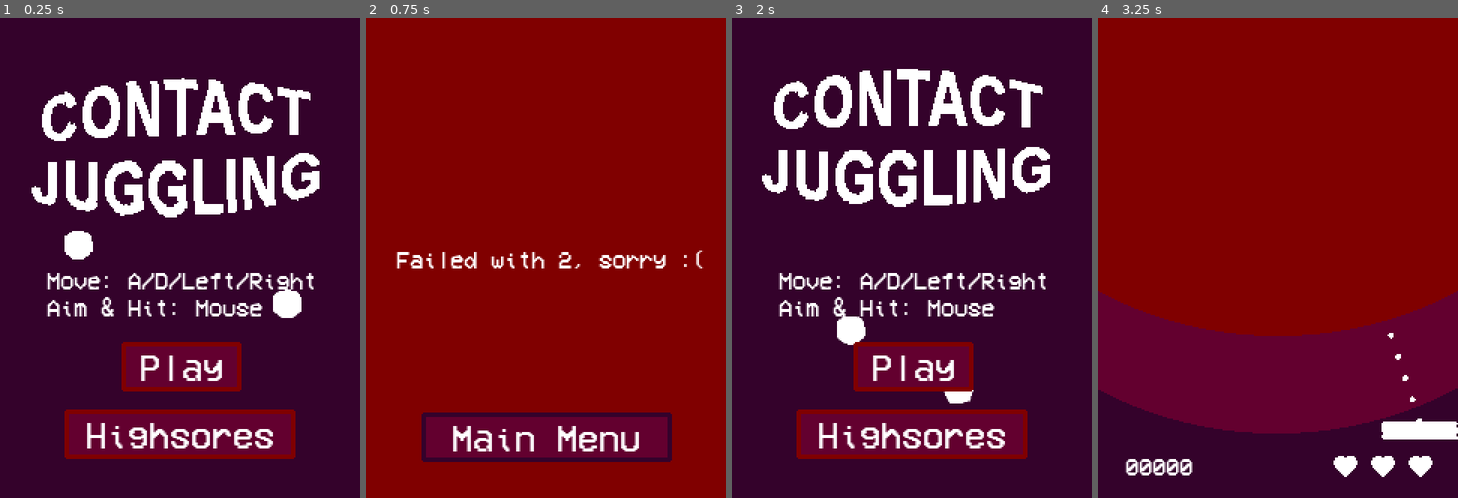
Above: before the commit, frames 1-4 (left to right).
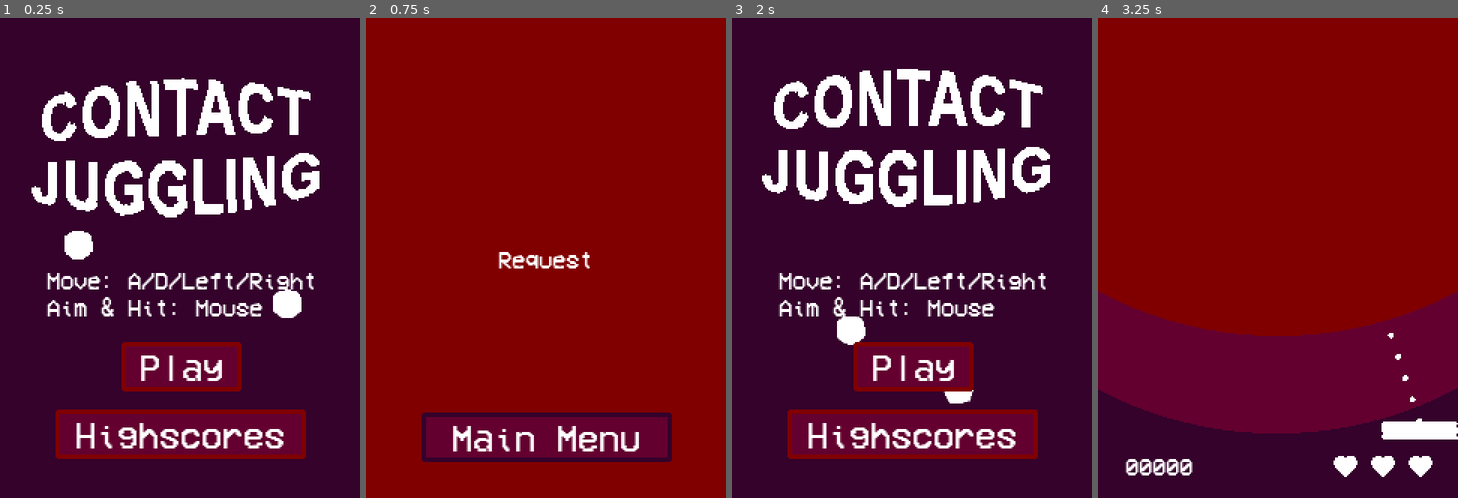
Above: after the commit, the same moments.

Repository: leogeier/impact_juggling
Game: Godot game, scene res://MainMenu/MainMenu.tscn
Two runs of this game, one before a commit and one after it. Both use one fixed random seed, a clock stepped at 60 frames per second and the inputs below. The engine's default icon, where the game draws it, is replaced by a stand-in: a white triangle on a blue panel in a dark square. Sound files missing from this copy of the repository are replaced by a short silence.
Inputs (mouse positions are in pixels of both pictures, inside the frame that each line leads up to):
- Up to frame 1 (0.25 s): no input
- Up to frame 2 (0.75 s): click "Highsores" (after the commit: "Highscores") at 0.5 s
- Up to frame 3 (2 s): click "Main Menu" at 1.25 s
- Up to frame 4 (3.25 s): click "Play" at 2 s; tap Enter at 2.75 s; move the mouse to (1357, 234) at 2.77 s; hold Right (ui_right) from 2.78 s (still down); tap Space (fire) at 2.85 s

The runs differ from the first frame. In frame 1, 2.4% of the frame differs, in the area x 15-85%, y 81-92%; in frame 2, 1.3%; in frame 3, 2.4%; in frame 4, nothing differs.
Error after the commit: Invalid get index 'domain' (on base: 'Nil'). (res://HighscoreList/HighscoreList.gd:77)

Commit message:
secret config

Diff:
--- a/ld-47/GameOverScreen/GameOverScreen.gd
+++ b/ld-47/GameOverScreen/GameOverScreen.gd
@@ -18,12 +18,12 @@
 	var name = $Content/Name.text
 	var score = String(ScoreTracker.score)
 	var time = String(OS.get_unix_time())
-	var secret = "change_me"
+	var secret = HighscoreConfig.secret
 	var fingerprint = (name + score + time + secret).sha256_text()
 
 	ScoreTracker.score_name = name
 
-	var url = "http://localhost:3000/highscore?name=" + name + "&score=" + score + "&time=" + time + "&fingerprint=" + fingerprint
+	var url = "http://" + HighscoreConfig.domain + "/highscore?name=" + name + "&score=" + score + "&time=" + time + "&fingerprint=" + fingerprint
 	$SendHighscore.request(url, PoolStringArray(), true, HTTPClient.METHOD_POST)
 
 func on_sent_score(result, status_code, headers, body):
--- a/ld-47/HighscoreList/HighscoreList.gd
+++ b/ld-47/HighscoreList/HighscoreList.gd
@@ -74,7 +74,7 @@
 	$OwnRankRequest.connect("request_completed", self, "on_own_rank_received")
 	$MainMenu.connect("button_down", self, "on_main_menu")
 
-	var top_scores_url = "http://localhost:3000/highscore?count=10"
+	var top_scores_url = "http://" + HighscoreConfig.domain + "/highscore?count=10"
 	$TopScoresRequest.request(top_scores_url)
 
 	if ScoreTracker.id != null:
--- a/ld-47/HighscoreList/HighscoreList.tscn
+++ b/ld-47/HighscoreList/HighscoreList.tscn
@@ -161,8 +161,10 @@
 }
 
 [node name="TopScoresRequest" type="HTTPRequest" parent="."]
+timeout = 10
 
 [node name="OwnRankRequest" type="HTTPRequest" parent="."]
+timeout = 10
 
 [node name="SendingDotsTimer" type="Timer" parent="."]
 wait_time = 0.5
--- a/ld-47/MainMenu/MainMenu.tscn
+++ b/ld-47/MainMenu/MainMenu.tscn
@@ -95,9 +95,9 @@
 }
 
 [node name="Highscores" type="Button" parent="."]
-margin_left = 43.0
+margin_left = 37.0
 margin_top = 261.0
-margin_right = 197.0
+margin_right = 204.0
 margin_bottom = 294.0
 custom_styles/hover = SubResource( 1 )
 custom_styles/pressed = SubResource( 2 )
@@ -107,7 +107,7 @@
 custom_colors/font_color = Color( 1, 1, 1, 1 )
 custom_colors/font_color_hover = Color( 0.203922, 0.00784314, 0.168627, 1 )
 custom_colors/font_color_pressed = Color( 1, 1, 1, 1 )
-text = "Highsores"
+text = "Highscores"
 __meta__ = {
 "_edit_use_anchors_": false
 }
--- a/ld-47/project.godot
+++ b/ld-47/project.godot
@@ -25,6 +25,7 @@
 
 ScoreTracker="*res://Score/ScoreTracker.gd"
 Screenshake="*res://Main/Screenshake.gd"
+HighscoreConfig="*res://other/HighscoreConfig.gd"
 
 [display]
 
Not shown, changed: .gitignore
